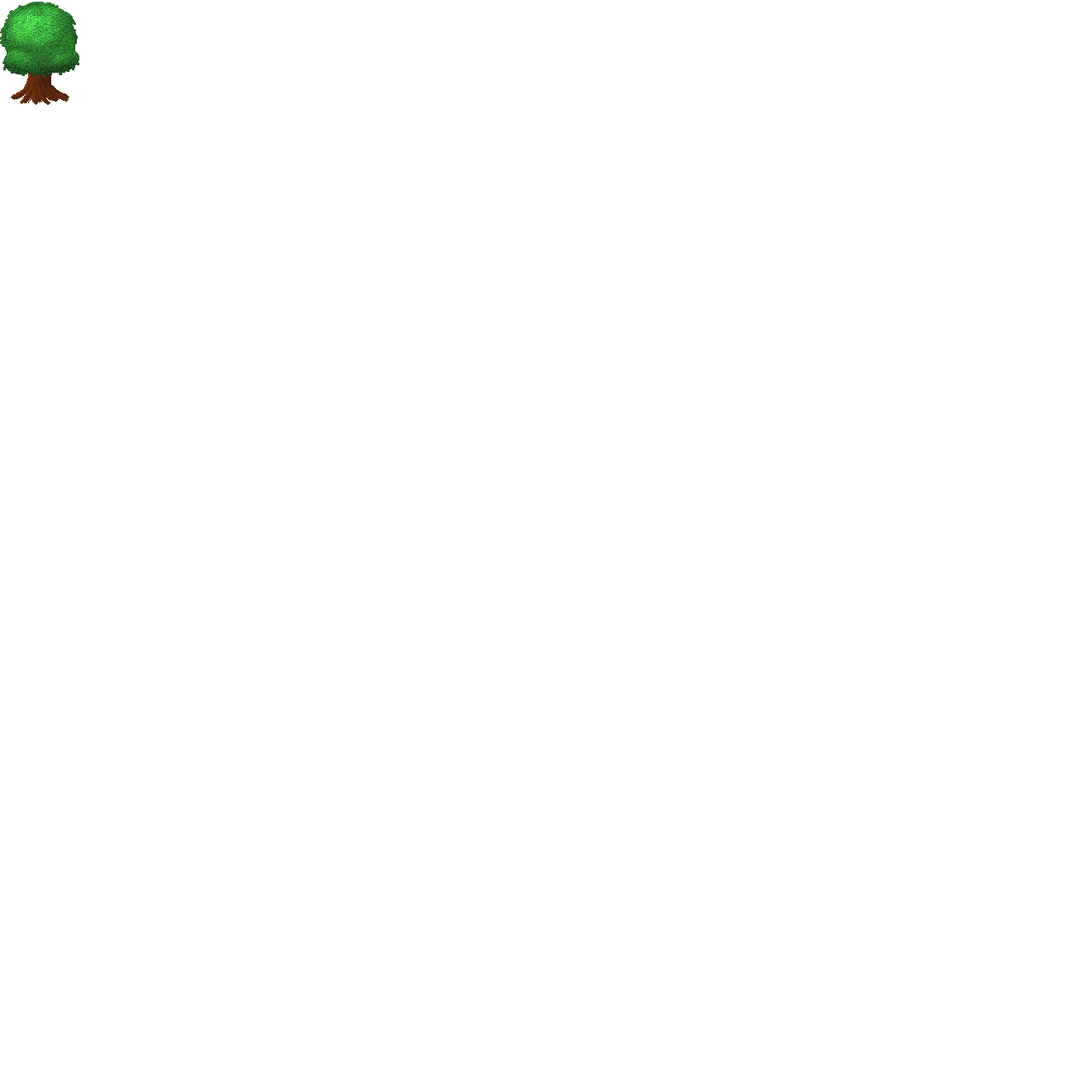
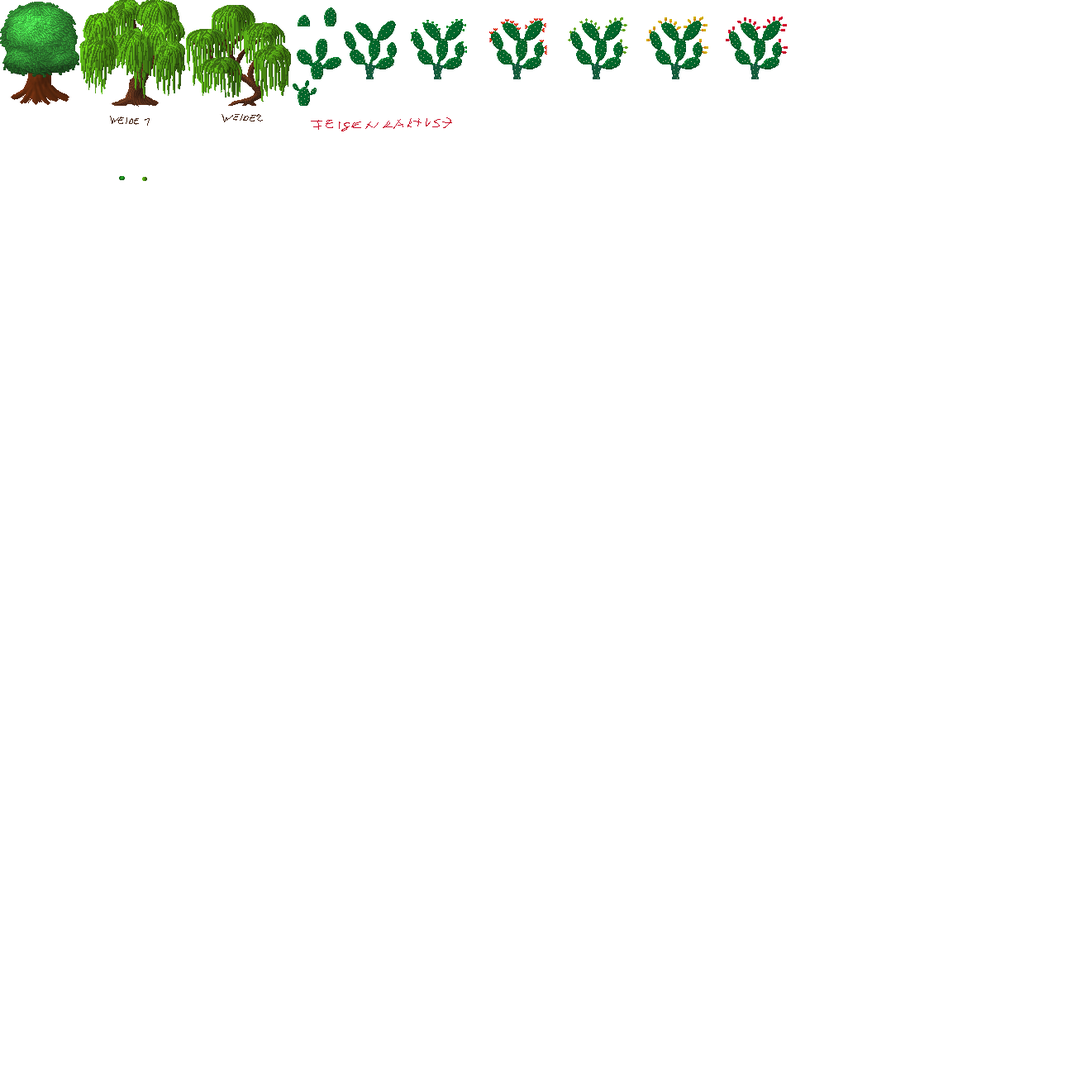
Layers edited between the first and the second 1091 × 1091 image:
added layer "leaves2" above "stem2" over (79, 0, 186, 182)
added layer "stem2" above "leaves3" over (97, 4, 183, 107)
added layer "leaves3" above "stem3" over (186, 4, 292, 102)
added layer "stem3" above "feigenkaktus" over (109, 14, 280, 126)
added layer "feigenkaktus" above "Hintergrund" over (292, 7, 789, 132)
painted on "Hintergrund" over (119, 176, 125, 181)
